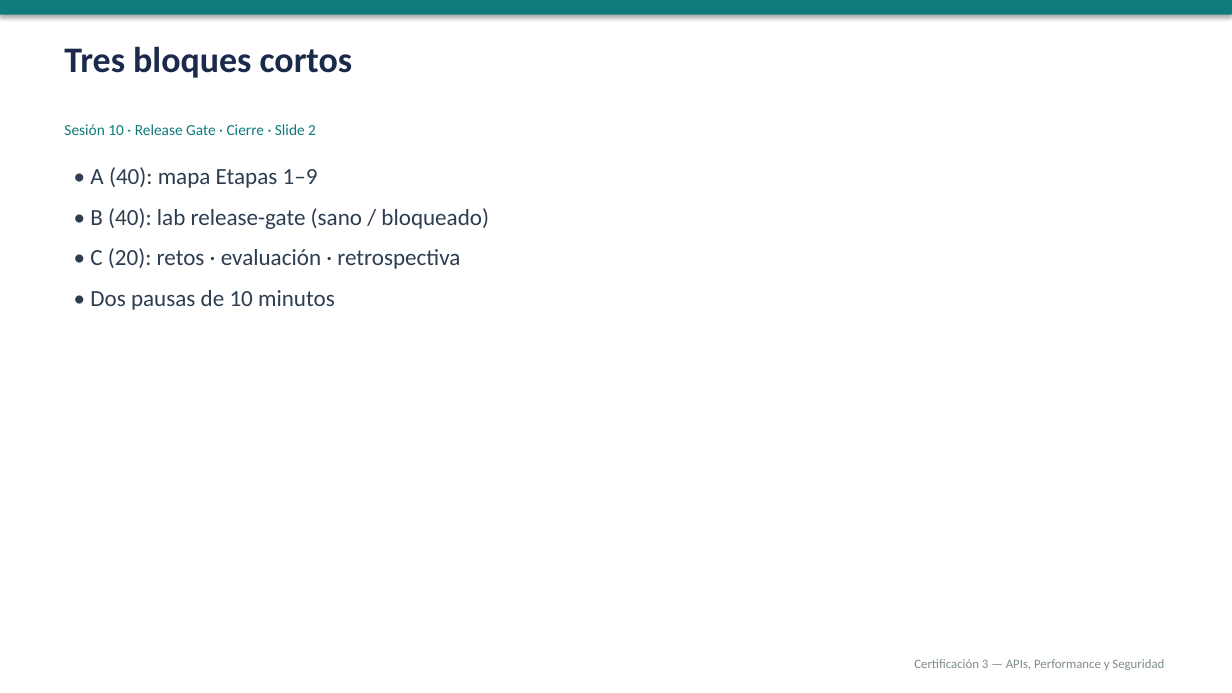
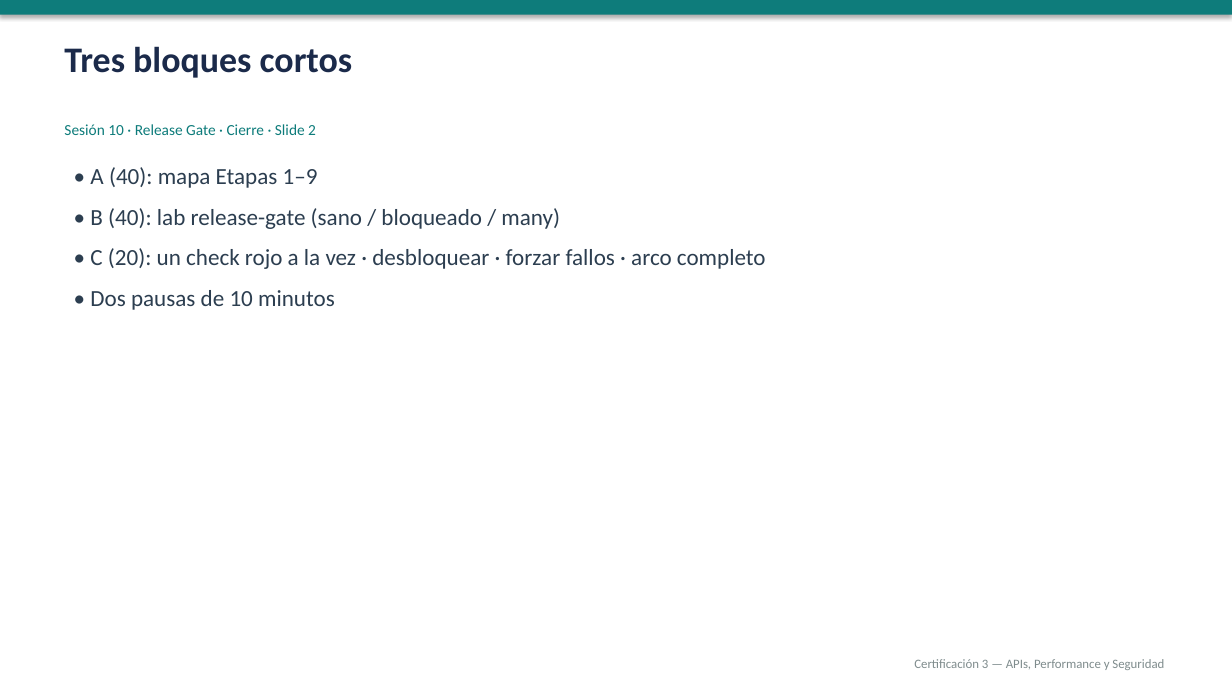
Before and after one commit to NelsonFlores1/Fork-curso_1, a slide deck: slide 2 of sesiones/sesion-10/sesion-10.pptx. Drawn at 1232x693 pixels with LibreOffice and Linux fonts; fonts in the diff are those of the drawing. Boxes give left, top, right and bottom in pixels: in the first picture for what was removed or moved away, otherwise in the second. Text is boxed around its words. In the diff, an @@ line names an element or a change of style, - is before the commit and + after.

```diff
--- a/sesiones/sesion-10/sesion-10.pptx
+++ b/sesiones/sesion-10/sesion-10.pptx
@@ text at [90,208,766,269]: text changed @@
-• B (40): lab release-gate (sano / bloqueado)
-• C (20): retos · evaluación · retrospectiva
+• B (40): lab release-gate (sano / bloqueado / many)
+• C (20): un check rojo a la vez · desbloquear · forzar fallos · arco completo
```
Also in this commit, not shown: 13 other slides changed, 4 slides added, 1 slide removed, 17 other files.
